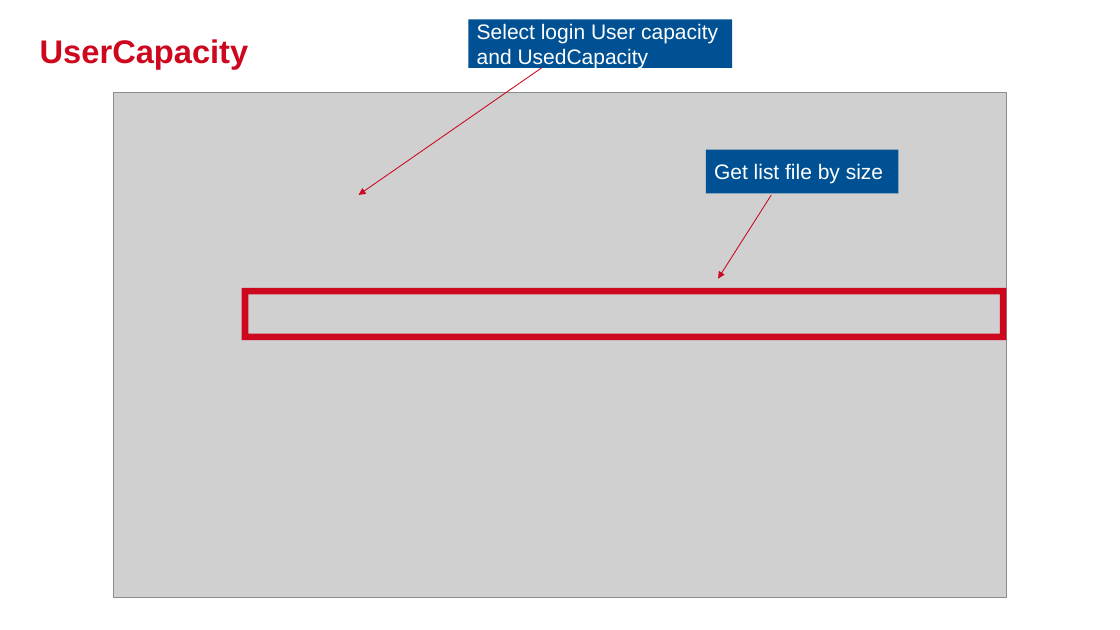
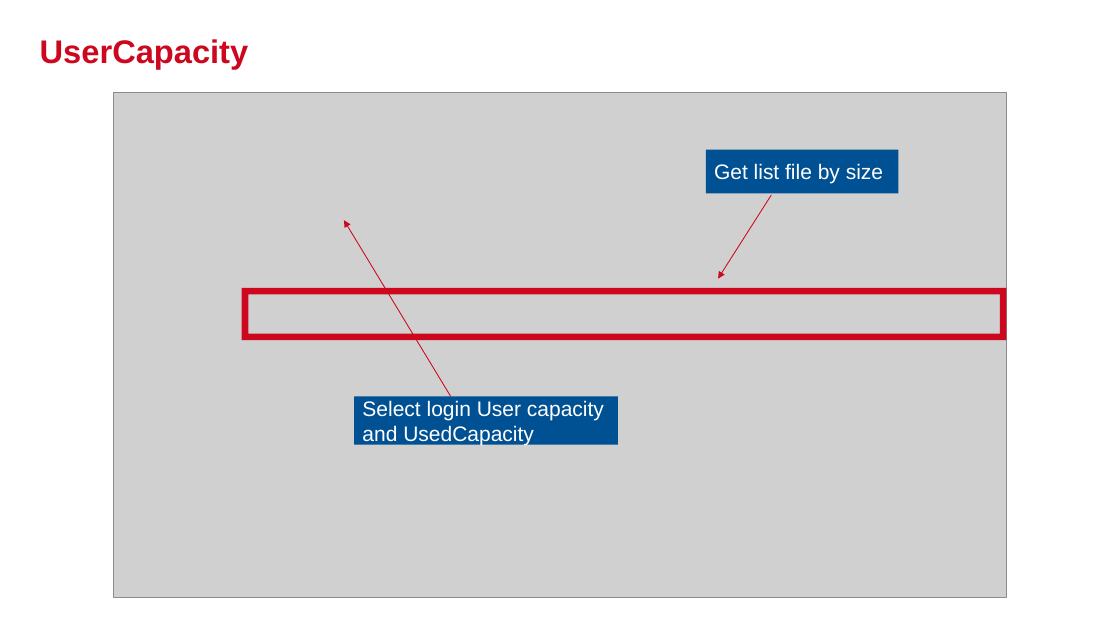
Before and after one commit to budukhcmut/YPP4-document, a slide deck: slide 24 of 001_SQL/Document/Presentation1.pptx. Drawn at 1120x630 pixels with LibreOffice and Linux fonts; fonts in the diff are those of the drawing; grey boxes stand for pictures; background and template pictures are left out. Boxes give left, top, right and bottom in pixels: in the first picture for what was removed or moved away, otherwise in the second. Text is boxed around its words. In the diff, an @@ line names an element or a change of style, - is before the commit and + after.

```diff
--- a/001_SQL/Document/Presentation1.pptx
+++ b/001_SQL/Document/Presentation1.pptx
@@ arrow moved from (542, 68) - (359, 195) to (450, 397) - (344, 220) @@
@@ rectangle "Select login User capacity and ...": place and size @@
-rectangle "Select login User capacity and ..." at box(469, 19, 733, 68)
+rectangle "Select login User capacity and ..." at box(355, 397, 618, 445)
```
Also in this commit, not shown: 17 other slides changed.
